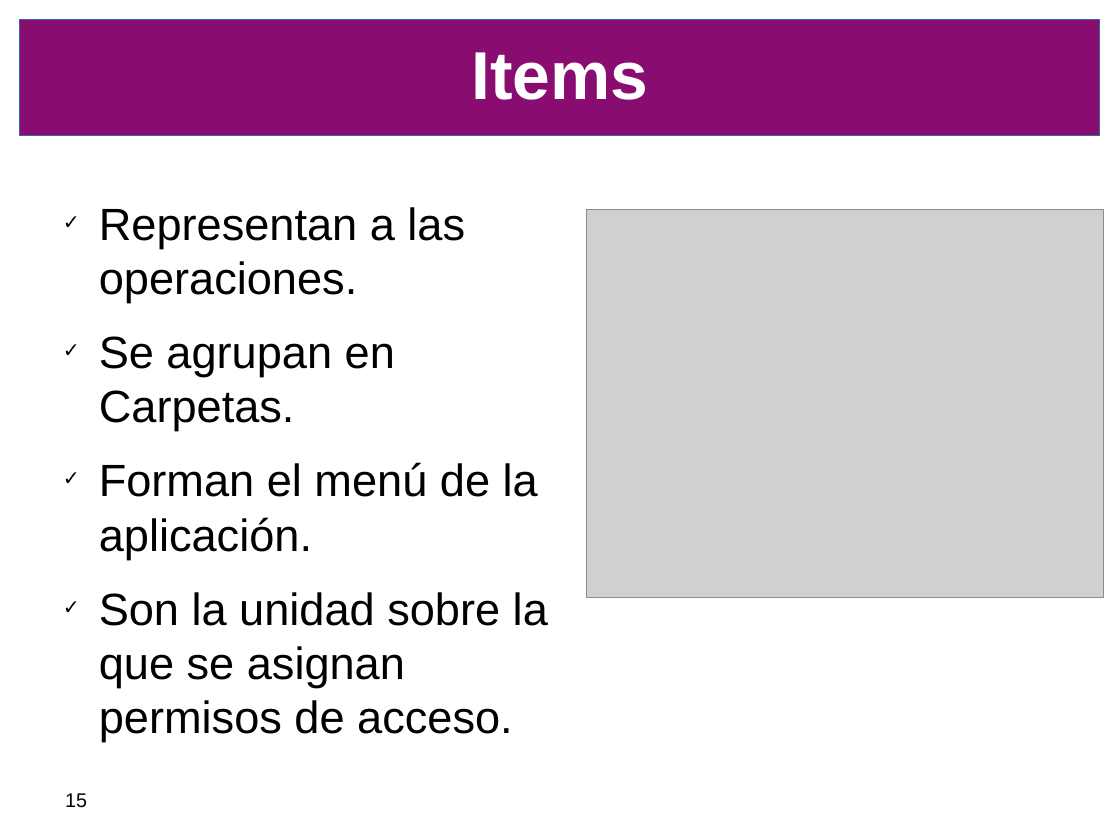
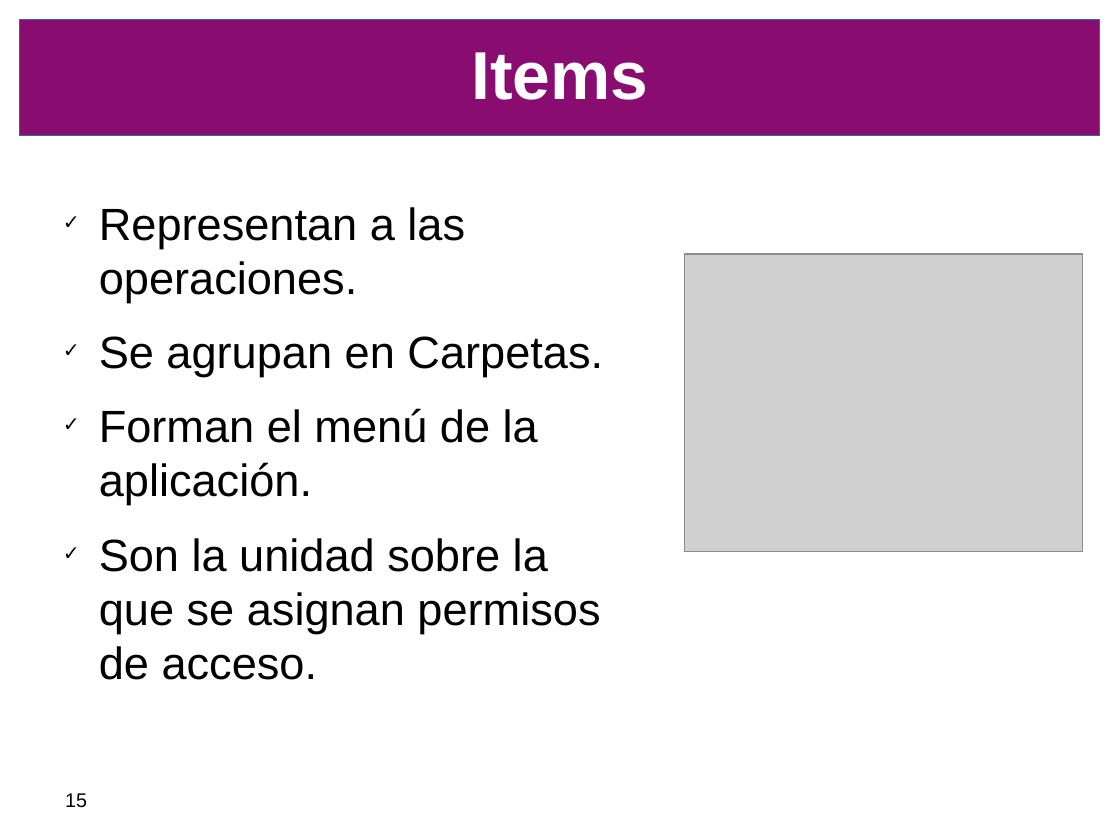
Before and after one commit to SIU-Toba/framework, a slide deck: slide 15 of doc/presentacion/CafeConf2006.odp. Drawn at 1120x840 pixels with LibreOffice and Linux fonts; fonts in the diff are those of the drawing; grey boxes stand for pictures; background and template pictures are left out. Boxes give left, top, right and bottom in pixels: in the first picture for what was removed or moved away, otherwise in the second. Text is boxed around its words. In the diff, an @@ line names an element or a change of style, - is before the commit and + after.

Commit message:
Presentacion

```diff
--- a/doc/presentacion/CafeConf2006.odp
+++ b/doc/presentacion/CafeConf2006.odp
@@ text "Representan a las operaciones." rewrapped from box(99, 207, 548, 742) to box(99, 207, 603, 680) @@
@@ picture: place and size @@
-picture at box(587, 210, 1104, 598)
+picture at box(684, 254, 1082, 551)
```
Also in this commit, not shown: 1 other slide changed.
